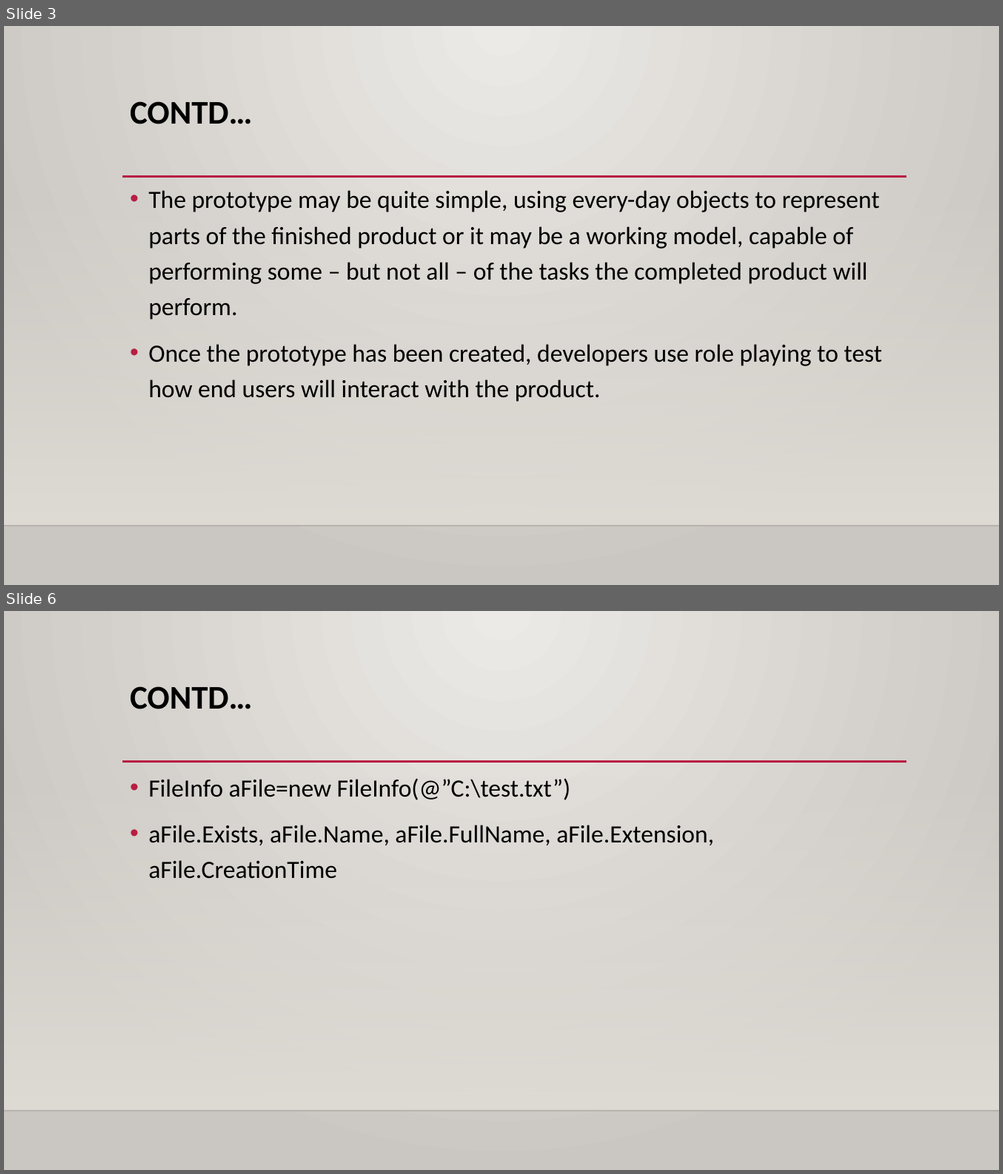
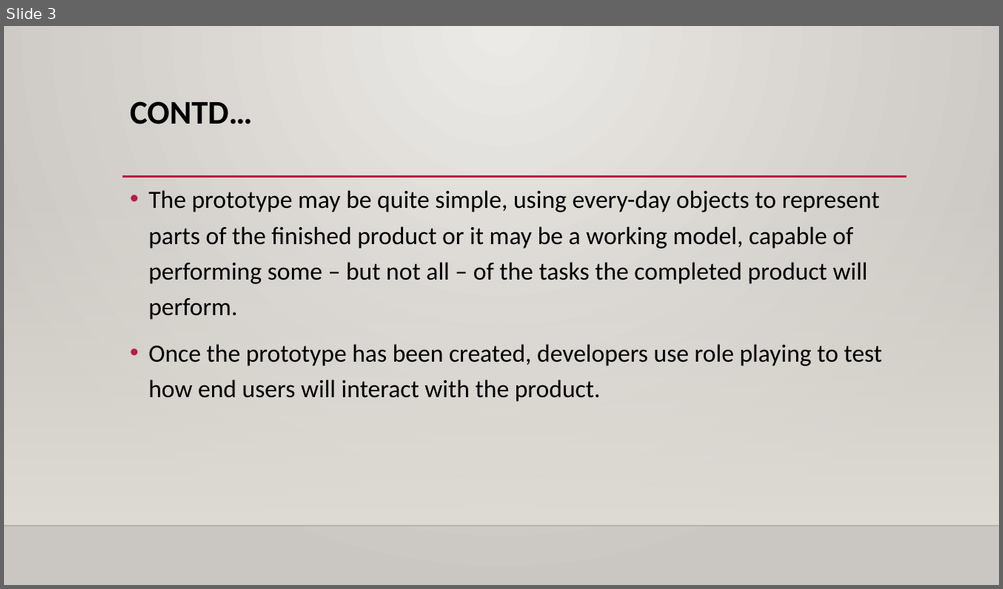
Before and after one commit to binamrathapa/DDOOCP_25A, a slide deck: Note/Prototype.pptx. Shown one above the other, each under a label of ours: slides 3 and 6 before the commit, slide 3 after it; the slides between them are not shown. The pictures are 1003x1174 and 1003x589 pixels, drawn with LibreOffice and Linux fonts; fonts in the diff are those of the drawing; background and template pictures are left out. Boxes give left, top, right and bottom in pixels: in the first picture for what was removed or moved away, otherwise in the second. Text is boxed around its words. In the diff, an @@ line names an element or a change of style, - is before the commit and + after.

```diff
--- a/Note/Prototype.pptx
+++ b/Note/Prototype.pptx
@@ slide 6 removed at [4,611,999,1170], background gradient #ECEAE7 to #CAC7C1; not listed: 3 template elements that a slide beside it also shows @@
@@ title removed at [130,686,253,709] @@
-CONTD…
@@ text removed at [148,778,714,879] @@
-• FileInfo aFile=new FileInfo(@”C:\test.txt”)
-• aFile.Exists, aFile.Name, aFile.FullName, aFile.Extension, aFile.CreationTime
```
Also in this commit, not shown: 2 slides changed, 7 slides added, 7 other slides removed.
